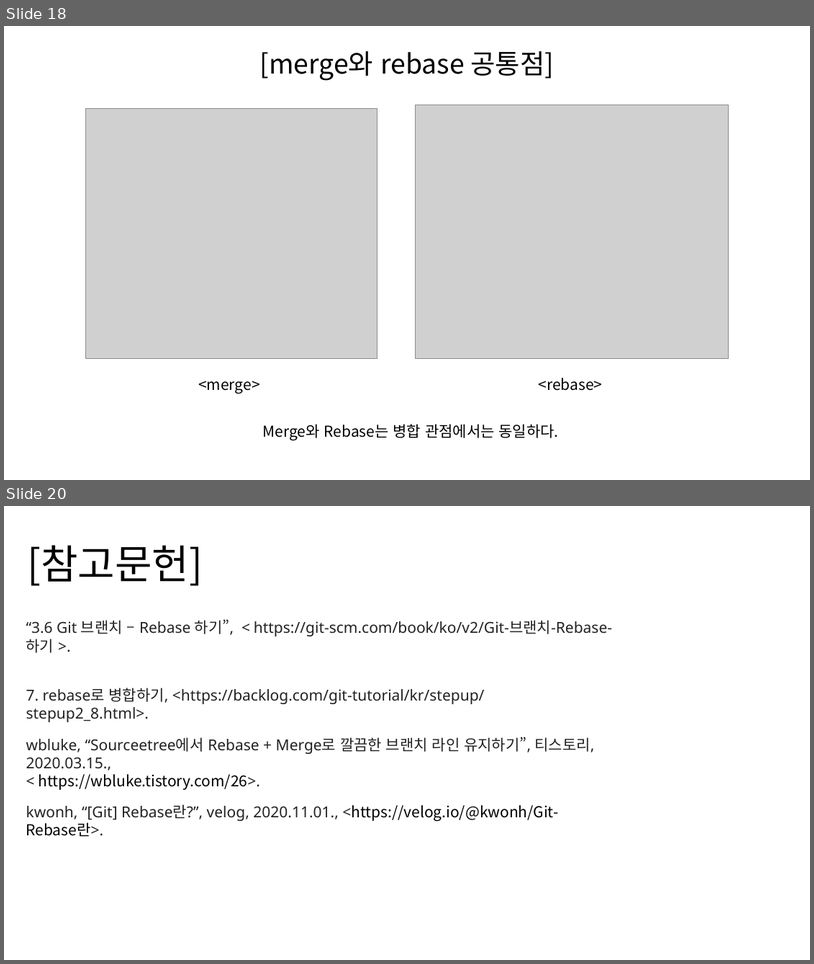
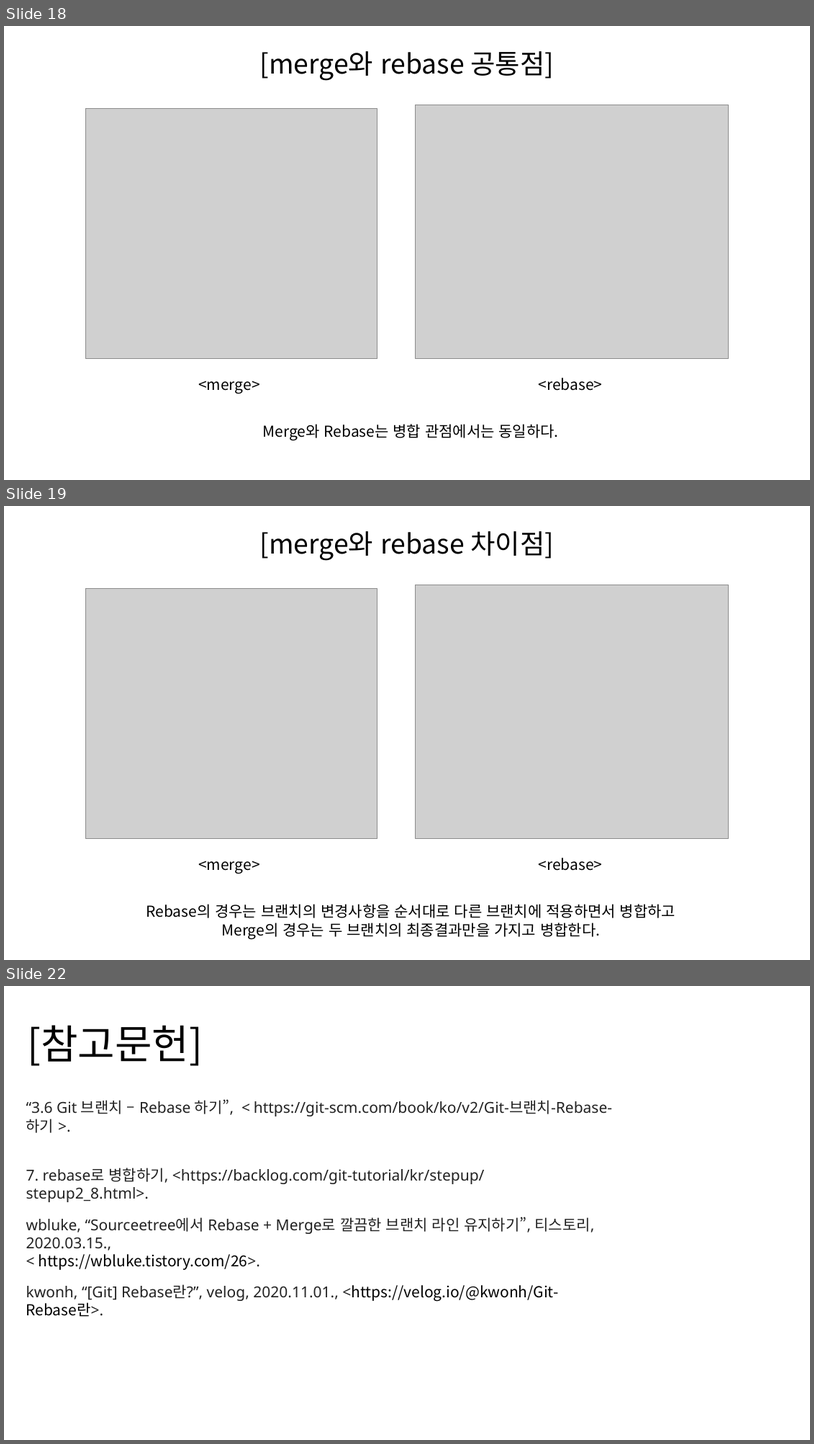
Before and after one commit to SeungHeeNoh/study_well, a slide deck: docs/9. rebase.pptx. Shown one above the other, each under a label of ours: slides 18 and 20 before the commit, slides 18, 19 and 22 after it; the slides between them are not shown. The pictures are 814x964 and 814x1444 pixels, drawn with LibreOffice and Linux fonts; fonts in the diff are those of the drawing; grey boxes stand for pictures. Boxes give left, top, right and bottom in pixels: in the first picture for what was removed or moved away, otherwise in the second. Text is boxed around its words. In the diff, an @@ line names an element or a change of style, - is before the commit and + after.

Commit message:
docs : git rebase 문서 보강
- git rebase 문서 보강

```diff
--- a/docs/9. rebase.pptx
+++ b/docs/9. rebase.pptx
@@ slide 19 added at [4,506,810,960], background #FFFFFF @@
@@ text added at [260,531,555,561], 32 pt, text #000000 @@
+[merge와 rebase 차이점]
@@ group added at [85,584,729,873]: 2 pictures, 2 texts @@
+<merge>
+<rebase>
@@ text added at [146,903,676,939], 18 pt, text #000000 @@
+Rebase의 경우는 브랜치의 변경사항을 순서대로 다른 브랜치에 적용하면서 병합하고
+Merge의 경우는 두 브랜치의 최종결과만을 가지고 병합한다.
@@ what was slide 20 is now slide 22 @@
```
Also in this commit, not shown: 4 slides changed, 1 other slide added.
